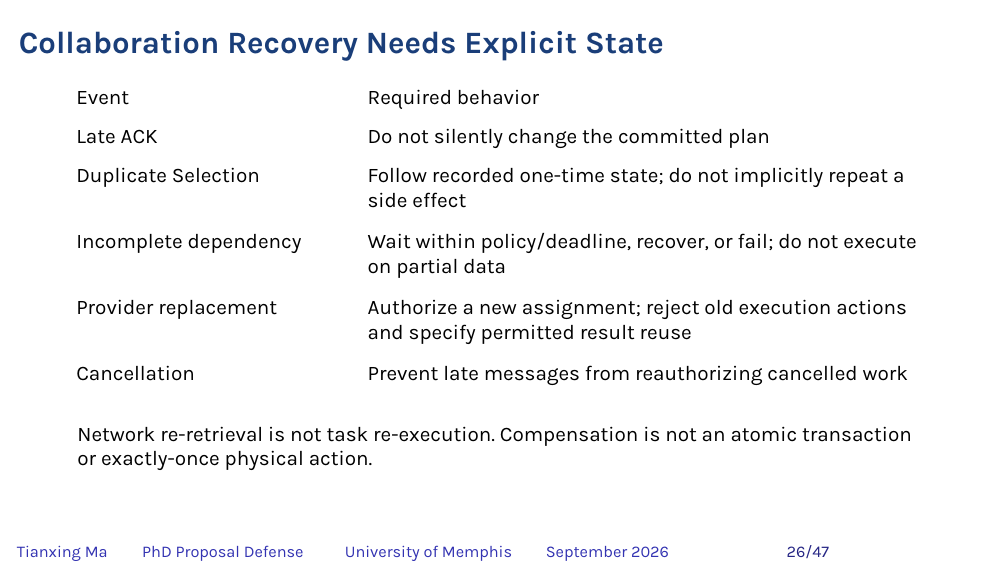
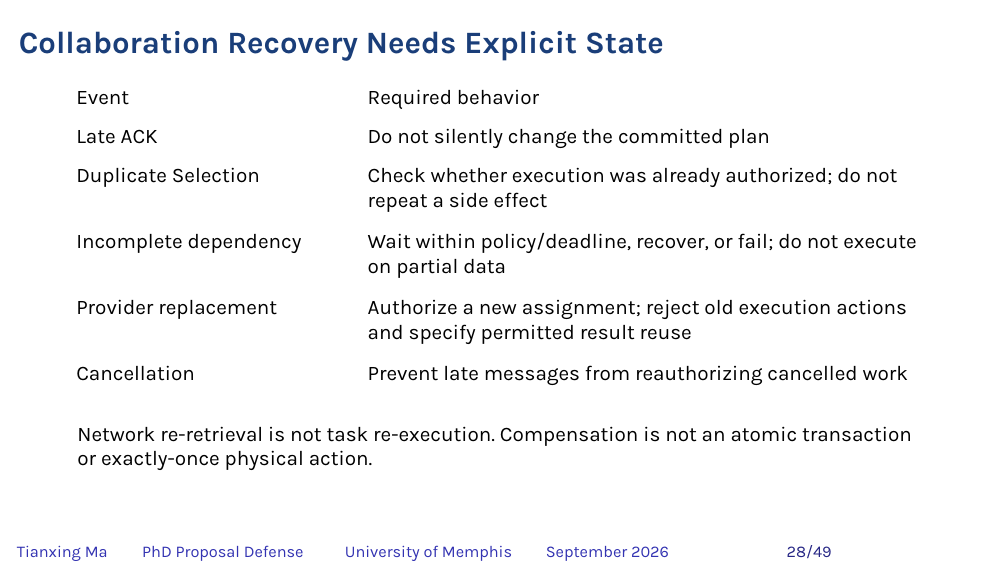
Before and after one commit to matianxing1992/NDN_Service_Framework, a slide deck: slide 28 of docs/PAPER/proposal-defense/slides/NDNSF_proposal_hybrid_editable.pptx (slide 26 before the commit). Drawn at 1008x567 pixels with LibreOffice and Linux fonts; fonts in the diff are those of the drawing; background and template pictures are left out. Boxes give left, top, right and bottom in pixels: in the first picture for what was removed or moved away, otherwise in the second. Text is boxed around its words. In the diff, an @@ line names an element or a change of style, - is before the commit and + after.

```diff
--- a/docs/PAPER/proposal-defense/slides/NDNSF_proposal_hybrid_editable.pptx
+++ b/docs/PAPER/proposal-defense/slides/NDNSF_proposal_hybrid_editable.pptx
@@ text at (368, 167, 898, 212): text changed @@
-Follow recorded one-time state; do not implicitly repeat a side effect
+Check whether execution was already authorized; do not repeat a side effect
@@ text at (787, 545, 832, 558): text changed @@
-26/47
+28/49
```
Also in this commit, not shown: 45 other slides changed, 2 slides added, 31 other files.
